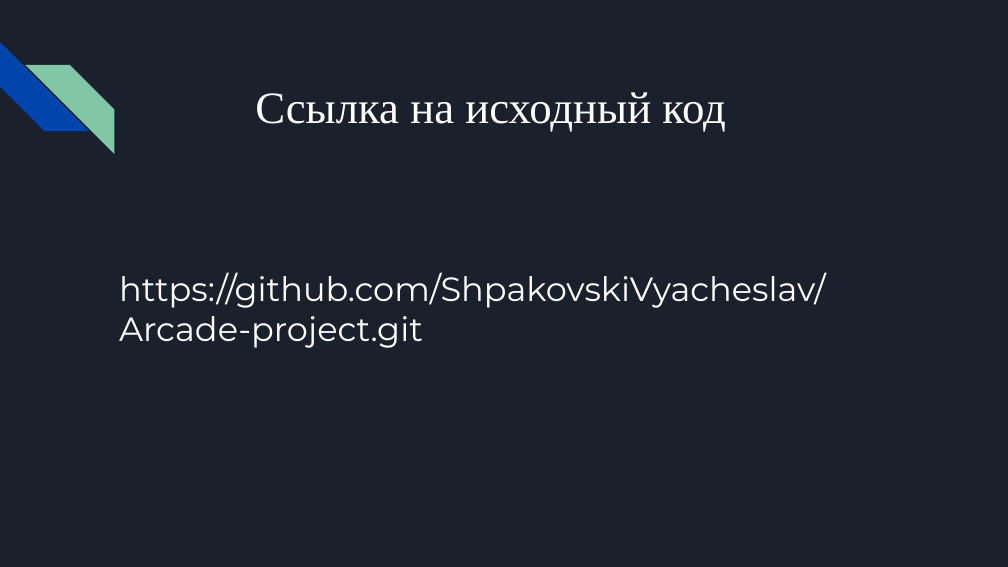
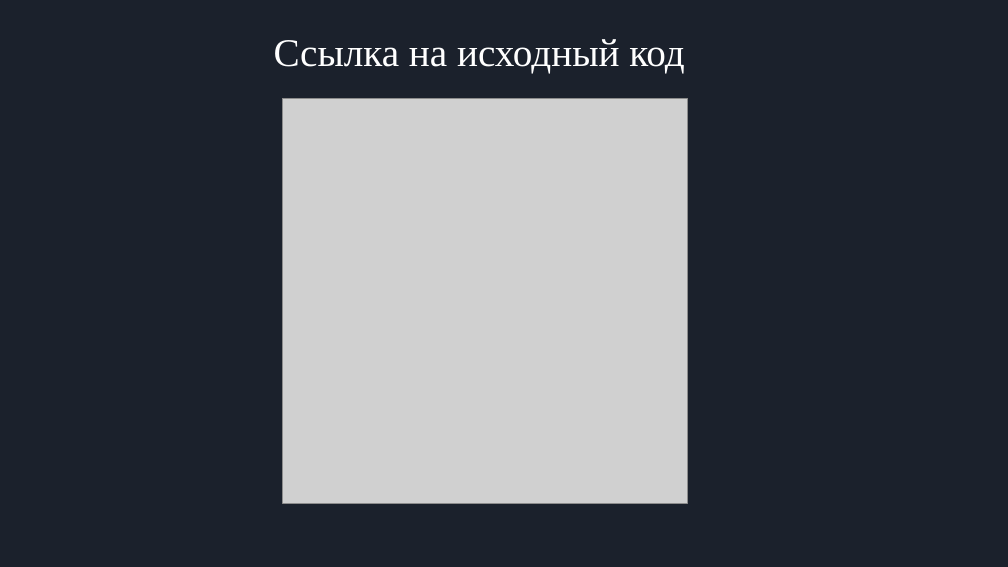
Before and after one commit to ShpakovskiVyacheslav/Arcade-project, a slide deck: slide 9 of documentation/Fish Hunter.pptx. Drawn at 1008x567 pixels with LibreOffice and Linux fonts; fonts in the diff are those of the drawing; grey boxes stand for pictures. Boxes give left, top, right and bottom in pixels: in the first picture for what was removed or moved away, otherwise in the second. Text is boxed around its words. In the diff, an @@ line names an element or a change of style, - is before the commit and + after.

```diff
--- a/documentation/Fish Hunter.pptx
+++ b/documentation/Fish Hunter.pptx
@@ text "Ссылка на исходный код": place and size @@
-text "Ссылка на исходный код" at (255, 92, 725, 132)
+text "Ссылка на исходный код" at (274, 39, 684, 74)
@@ text "Ссылка на исходный код" at (274, 39, 684, 74): size 32 to 28 pt @@
@@ diag stripe removed at (0, 42, 89, 131) @@
@@ diag stripe removed at (25, 65, 114, 153) @@
@@ picture added at (282, 99, 687, 504) @@
@@ title removed at (119, 272, 826, 348) @@
-https://github.com/ShpakovskiVyacheslav/Arcade-project.git
```
Also in this commit, not shown: 4 other slides changed, 2 other files.
